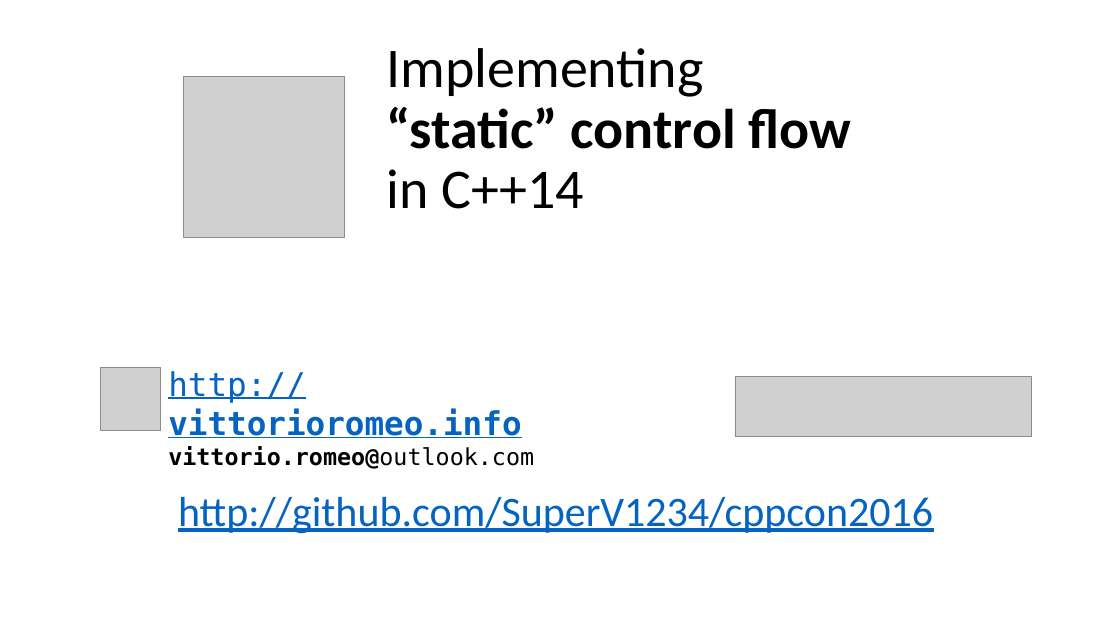
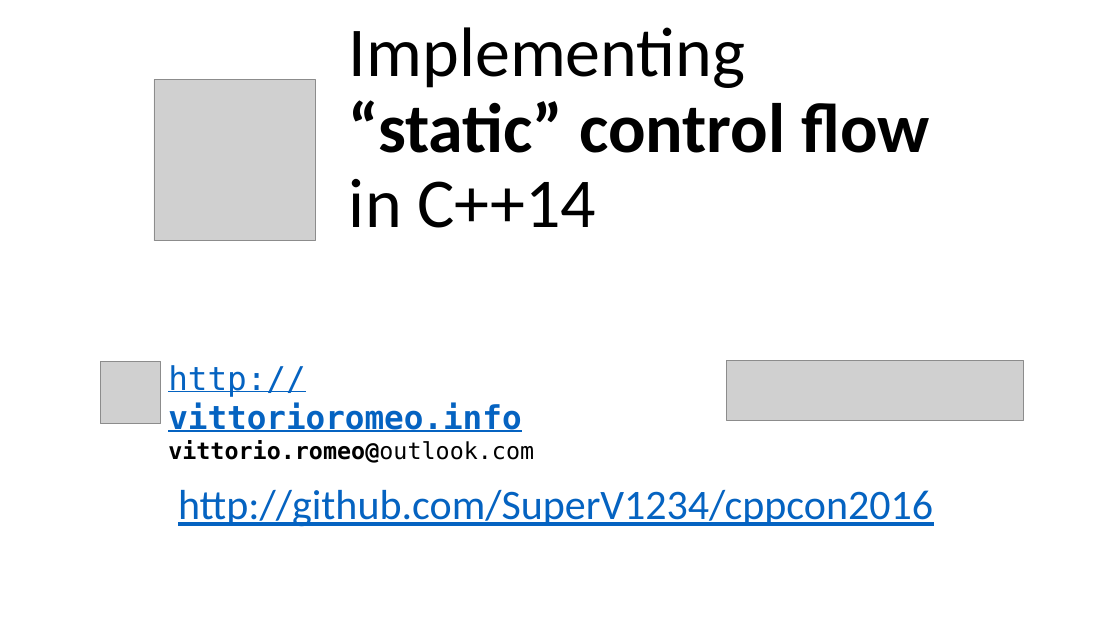
Before and after one commit to vittorioromeo/cppcon2016, a slide deck: slide 1 of static_control_flow/slides.pptx. Drawn at 1120x630 pixels with LibreOffice and Linux fonts; fonts in the diff are those of the drawing; grey boxes stand for pictures. Boxes give left, top, right and bottom in pixels: in the first picture for what was removed or moved away, otherwise in the second. Text is boxed around its words. In the diff, an @@ line names an element or a change of style, - is before the commit and + after.

Commit message:
Improve slides

```diff
--- a/static_control_flow/slides.pptx
+++ b/static_control_flow/slides.pptx
@@ title "Implementing “static” control flow in ...": place and size @@
-title "Implementing “static” control flow in ..." at bbox=[387, 48, 851, 209]
+title "Implementing “static” control flow in ..." at bbox=[349, 27, 929, 228]
@@ title "Implementing “static” control flow in ..." at bbox=[349, 27, 929, 228]: size 48 to 60 pt @@
@@ picture: place and size @@
-picture at bbox=[184, 76, 345, 238]
+picture at bbox=[154, 80, 315, 241]
@@ 2 texts, 1 picture: place and size @@
-2 texts, 1 picture at bbox=[100, 367, 933, 534]
+2 texts, 1 picture at bbox=[100, 361, 933, 527]
@@ picture: place and size @@
-picture at bbox=[735, 377, 1032, 437]
+picture at bbox=[727, 361, 1023, 421]
```
Also in this commit, not shown: 25 other slides changed, 1 slide removed.
